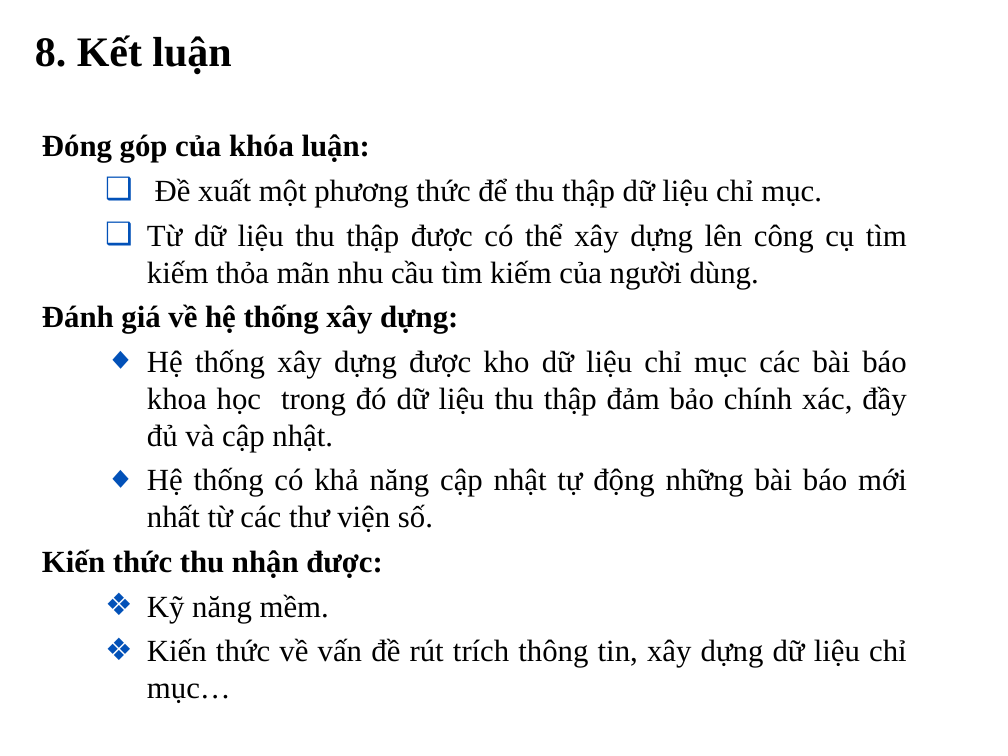
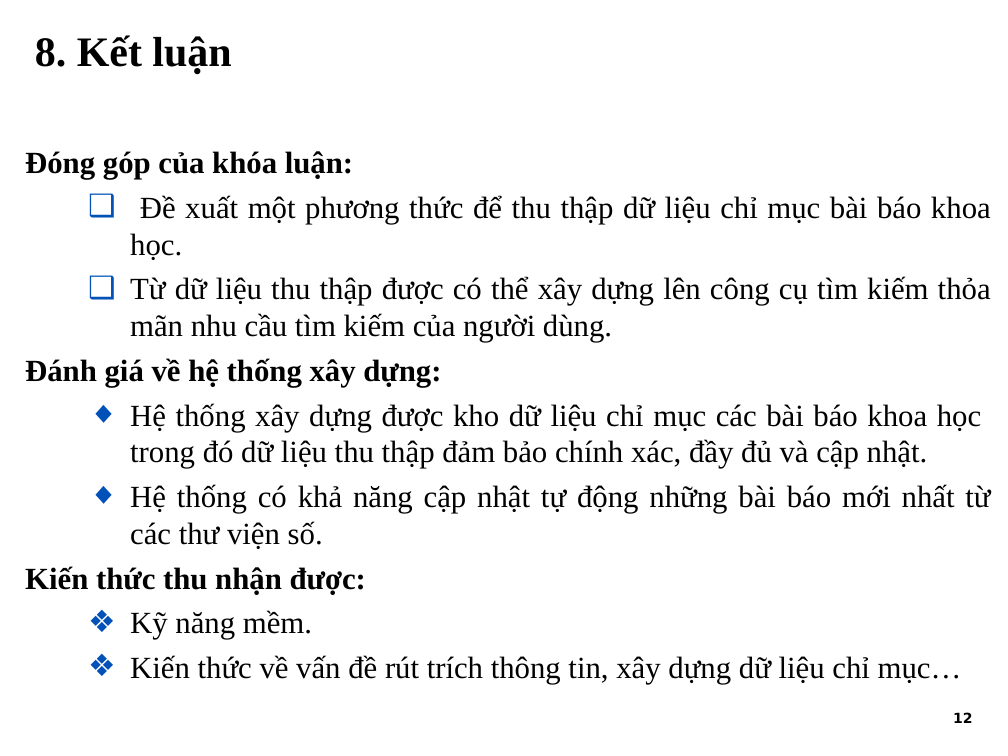
Before and after one commit to tiendv/detaitotnghiep, a slide deck: slide 13 of Report/Slide Baove/Final_slide.ppt. Drawn at 1008x756 pixels with LibreOffice and Linux fonts; fonts in the diff are those of the drawing; background and template pictures are left out. Boxes give left, top, right and bottom in pixels: in the first picture for what was removed or moved away, otherwise in the second. Text is boxed around its words. In the diff, an @@ line names an element or a change of style, - is before the commit and + after.

```diff
--- a/Report/Slide Baove/Final_slide.ppt
+++ b/Report/Slide Baove/Final_slide.ppt
@@ text "Đóng góp của khóa luận:": place and size @@
-text "Đóng góp của khóa luận:" at [42, 134, 907, 703]
+text "Đóng góp của khóa luận:" at [25, 151, 991, 684]
@@ text at [130, 195, 991, 260]: text changed @@
-  ❑ Đề xuất một phương thức để thu thập dữ liệu chỉ mục.
+  ❑ Đề xuất một phương thức để thu thập dữ liệu chỉ mục bài báo khoa học.
@@ text added at [953, 712, 972, 723], 10 pt, text #000000, bold @@
+12
```
Also in this commit, not shown: 14 other slides changed.
